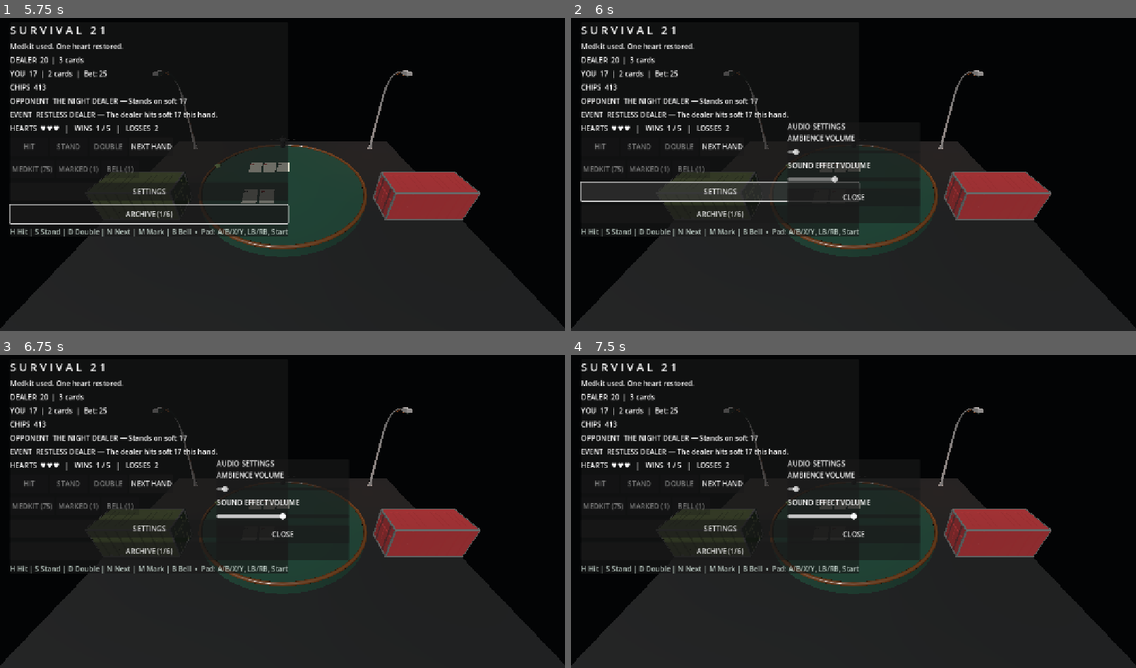
Above: before the commit, frames 1-4 (two rows, left to right).
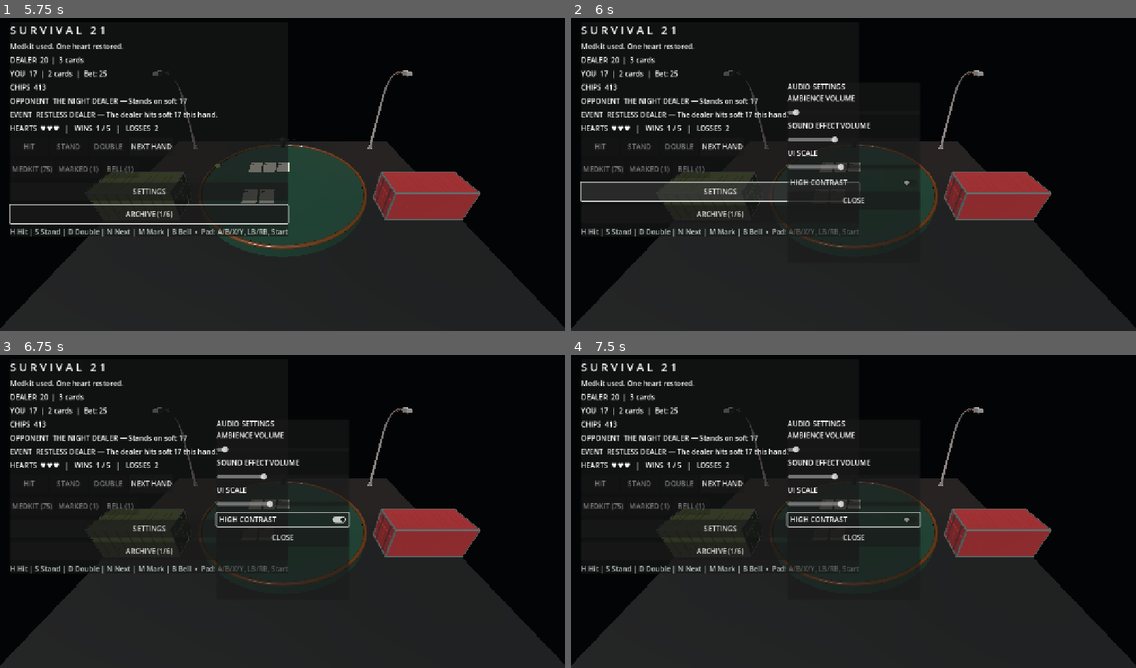
Above: after the commit, the same moments.

Repository: kage049754/Cgame
Game: Godot game, scene res://scenes/main.tscn
The game is run twice, just before and just after one commit, with the same random seed, the same clock (stepped at 60 frames per second) and the same inputs.
Inputs (mouse positions are in pixels of both pictures, inside the frame that each line leads up to):
- Up to frame 1 (5.75 s): click "HIT" at 0.5 s; click "NEXT HAND" at 1.25 s; click "NEXT HAND" at 2 s; click "STAND" at 2.75 s; click "MEDKIT (75)" at 3.5 s; click "ARCHIVE (1/6)" at 4.25 s; click "OK" at 5 s
- Up to frame 2 (6 s): click "SETTINGS" at 5.75 s
- Up to frame 3 (6.75 s): click (282, 517) at 6.5 s, where only the run after the commit has a clickable "HIGH CONTRAST"
- Up to frame 4 (7.5 s): tap Enter at 7.25 s; move the mouse to (977, 492) at 7.27 s; hold D from 7.28 s (still down); tap H at 7.35 s; click (977, 492) at 7.42 s

Frame 1 is identical in both runs. In frame 2, 2.0% of the frame differs, in the area x 38-62%, y 20-74%; in frame 3, 2.3%; in frame 4, 2.3%.
Error after the commit: Invalid assignment of property or key 'scale' with value of type 'Vector2' on a base object of type 'AcceptDialog'. (res://scripts/main.gd:150)

Commit message:
Add UI scale and high-contrast accessibility settings

Diff:
--- a/scripts/main.gd
+++ b/scripts/main.gd
@@ -43,6 +43,12 @@
 var audio_system: Node
 var settings_button: Button
 var settings_panel: PanelContainer
+var root_ui_panel: PanelContainer
+var ui_scale_slider: HSlider
+var high_contrast_toggle: CheckButton
+var ui_layer: CanvasLayer
+var ui_scale_factor := 1.0
+var high_contrast_enabled := false
 var archive_button: Button
 var archive_dialog: AcceptDialog
 var progression := ProgressionState.new()
@@ -112,14 +118,55 @@
 	var settings := SettingsStore.load_settings()
 	ambience_slider.value = float(settings.get("ambience_percent", 4.0))
 	effects_slider.value = float(settings.get("effects_percent", 35.0))
+	ui_scale_slider.value = clampf(float(settings.get("ui_scale", 1.0)), 0.8, 1.3)
+	high_contrast_toggle.button_pressed = bool(settings.get("high_contrast", false))
 	_on_ambience_volume_changed(ambience_slider.value)
 	_on_effects_volume_changed(effects_slider.value)
+	_apply_ui_scale(ui_scale_slider.value)
+	_apply_high_contrast(high_contrast_toggle.button_pressed)
 
 func _save_settings() -> void:
 	SettingsStore.save_settings({
 		"ambience_percent": ambience_slider.value,
-		"effects_percent": effects_slider.value
+		"effects_percent": effects_slider.value,
+		"ui_scale": ui_scale_slider.value,
+		"high_contrast": high_contrast_toggle.button_pressed
 	})
+
+func _on_ui_scale_changed(value: float) -> void:
+	_apply_ui_scale(value)
+	_save_settings()
+
+func _apply_ui_scale(value: float) -> void:
+	ui_scale_factor = clampf(value, 0.8, 1.3)
+	var scale_vector := Vector2.ONE * ui_scale_factor
+	if root_ui_panel != null:
+		root_ui_panel.scale = scale_vector
+		root_ui_panel.pivot_offset = Vector2.ZERO
+	if settings_panel != null:
+		settings_panel.scale = scale_vector
+		settings_panel.pivot_offset = settings_panel.size / 2.0
+	if archive_dialog != null:
+		archive_dialog.scale = scale_vector
+		archive_dialog.pivot_offset = archive_dialog.size / 2.0
+
+func _on_high_contrast_toggled(enabled: bool) -> void:
+	_apply_high_contrast(enabled)
+	_save_settings()
+
+func _apply_high_contrast(enabled: bool) -> void:
+	high_contrast_enabled = enabled
+	if ui_layer == null:
+		return
+	var accessibility_theme := Theme.new()
+	var foreground := Color(1.0, 1.0, 1.0) if enabled else Color(0.88, 0.91, 0.89)
+	var button_foreground := Color(1.0, 1.0, 1.0) if enabled else Color(0.9, 0.93, 0.91)
+	accessibility_theme.set_color("font_color", "Label", foreground)
+	accessibility_theme.set_color("font_color", "Button", button_foreground)
+	accessibility_theme.set_color("font_hover_color", "Button", Color(1.0, 0.88, 0.55))
+	accessibility_theme.set_color("font_pressed_color", "Button", Color(1.0, 1.0, 1.0))
+	accessibility_theme.set_color("font_focus_color", "Button", Color(1.0, 0.88, 0.25))
+	ui_layer.theme = accessibility_theme
 
 func _on_ambience_volume_changed(value: float) -> void:
 	if audio_system != null:
@@ -283,12 +330,13 @@
 	return mat
 
 func _build_ui() -> void:
-	var layer := CanvasLayer.new()
-	add_child(layer)
+	ui_layer = CanvasLayer.new()
+	add_child(ui_layer)
 	var panel := PanelContainer.new()
+	root_ui_panel = panel
 	panel.position = Vector2(22, 18)
 	panel.size = Vector2(460, 470)
-	layer.add_child(panel)
+	ui_layer.add_child(panel)
 	var column := VBoxContainer.new()
 	column.add_theme_constant_override("separation", 9)
 	panel.add_child(column)
@@ -339,7 +387,7 @@
 	archive_dialog.title = "SURVIVAL ARCHIVE"
 	archive_dialog.dialog_text = ""
 	archive_dialog.min_size = Vector2i(520, 420)
-	layer.add_child(archive_dialog)
+	ui_layer.add_child(archive_dialog)
 	restart_button = _make_button("RESTART RUN", _on_restart)
 	restart_button.custom_minimum_size = Vector2(150, 42)
 	restart_button.visible = false
@@ -349,10 +397,10 @@
 	settings_panel.set_anchors_preset(Control.PRESET_CENTER)
 	settings_panel.offset_left = -150
 	settings_panel.offset_right = 150
-	settings_panel.offset_top = -115
-	settings_panel.offset_bottom = 115
+	settings_panel.offset_top = -205
+	settings_panel.offset_bottom = 205
 	settings_panel.visible = false
-	layer.add_child(settings_panel)
+	ui_layer.add_child(settings_panel)
 	var settings_column := VBoxContainer.new()
 	settings_panel.add_child(settings_column)
 	var settings_title := Label.new()
@@ -378,6 +426,20 @@
 	effects_slider.custom_minimum_size = Vector2(260, 32)
 	effects_slider.value_changed.connect(_on_effects_volume_changed)
 	settings_column.add_child(effects_slider)
+	var scale_label := Label.new()
+	scale_label.text = "UI SCALE"
+	settings_column.add_child(scale_label)
+	ui_scale_slider = HSlider.new()
+	ui_scale_slider.min_value = 0.8
+	ui_scale_slider.max_value = 1.3
+	ui_scale_slider.step = 0.05
+	ui_scale_slider.custom_minimum_size = Vector2(260, 32)
+	ui_scale_slider.value_changed.connect(_on_ui_scale_changed)
+	settings_column.add_child(ui_scale_slider)
+	high_contrast_toggle = CheckButton.new()
+	high_contrast_toggle.text = "HIGH CONTRAST"
+	high_contrast_toggle.toggled.connect(_on_high_contrast_toggled)
+	settings_column.add_child(high_contrast_toggle)
 	var close_settings := _make_button("CLOSE", _toggle_settings)
 	settings_column.add_child(close_settings)
 
--- a/scripts/settings_store.gd
+++ b/scripts/settings_store.gd
@@ -12,8 +12,10 @@
 static func load_settings(path: String = SETTINGS_PATH) -> Dictionary:
 	var config := ConfigFile.new()
 	if config.load(path) != OK:
-		return {"ambience_percent": 4.0, "effects_percent": 35.0}
+		return {"ambience_percent": 4.0, "effects_percent": 35.0, "ui_scale": 1.0, "high_contrast": false}
 	return {
 		"ambience_percent": float(config.get_value("audio", "ambience_percent", 4.0)),
-		"effects_percent": float(config.get_value("audio", "effects_percent", 35.0))
+		"effects_percent": float(config.get_value("audio", "effects_percent", 35.0)),
+		"ui_scale": clampf(float(config.get_value("audio", "ui_scale", 1.0)), 0.8, 1.3),
+		"high_contrast": bool(config.get_value("audio", "high_contrast", false))
 	}
--- a/tests/settings_test.gd
+++ b/tests/settings_test.gd
@@ -4,7 +4,7 @@
 
 func _initialize() -> void:
 	var path := "user://settings_test.cfg"
-	var values := {"ambience_percent": 12.0, "effects_percent": 68.0}
+	var values := {"ambience_percent": 12.0, "effects_percent": 68.0, "ui_scale": 1.25, "high_contrast": true}
 	if not SettingsStore.save_settings(values, path):
 		push_error("Could not save settings.")
 		quit(1)
@@ -18,6 +18,14 @@
 		push_error("Effects setting did not round-trip.")
 		quit(1)
 		return
+	if not is_equal_approx(float(loaded.get("ui_scale", 1.0)), 1.25):
+		push_error("UI scale setting did not round-trip.")
+		quit(1)
+		return
+	if not bool(loaded.get("high_contrast", false)):
+		push_error("High-contrast setting did not round-trip.")
+		quit(1)
+		return
 	DirAccess.remove_absolute(ProjectSettings.globalize_path(path))
-	print("Audio settings persistence passed.")
+	print("Audio and accessibility settings persistence passed.")
 	quit()
Not shown, changed: GAMEPLAY.md
